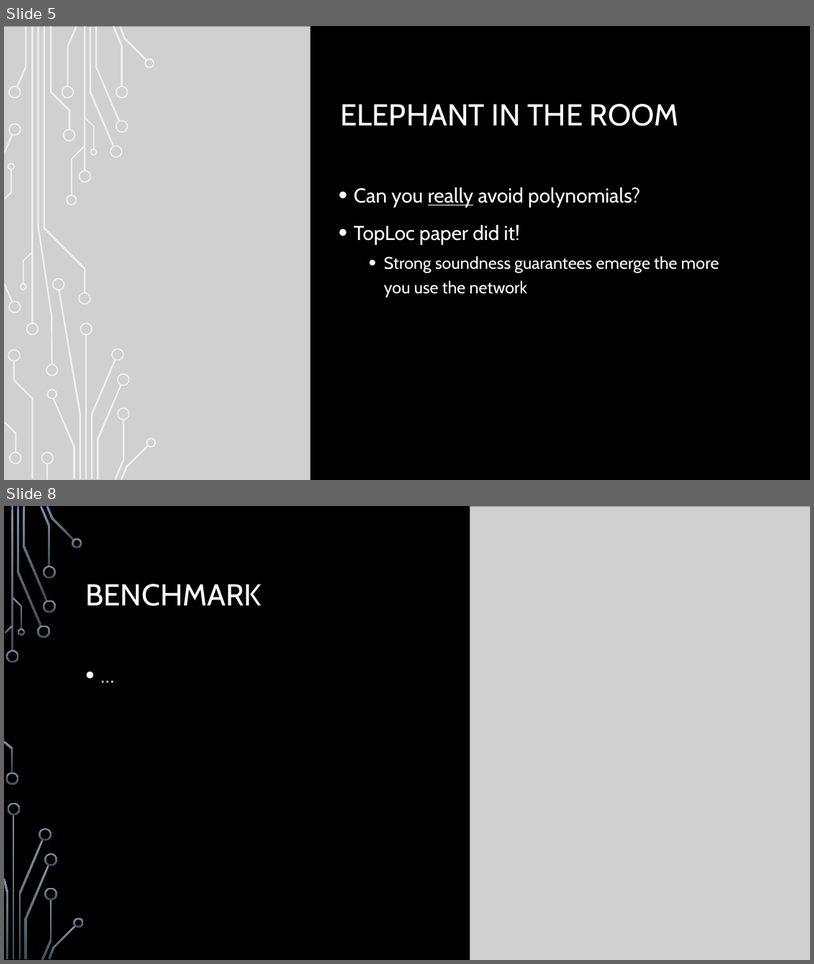
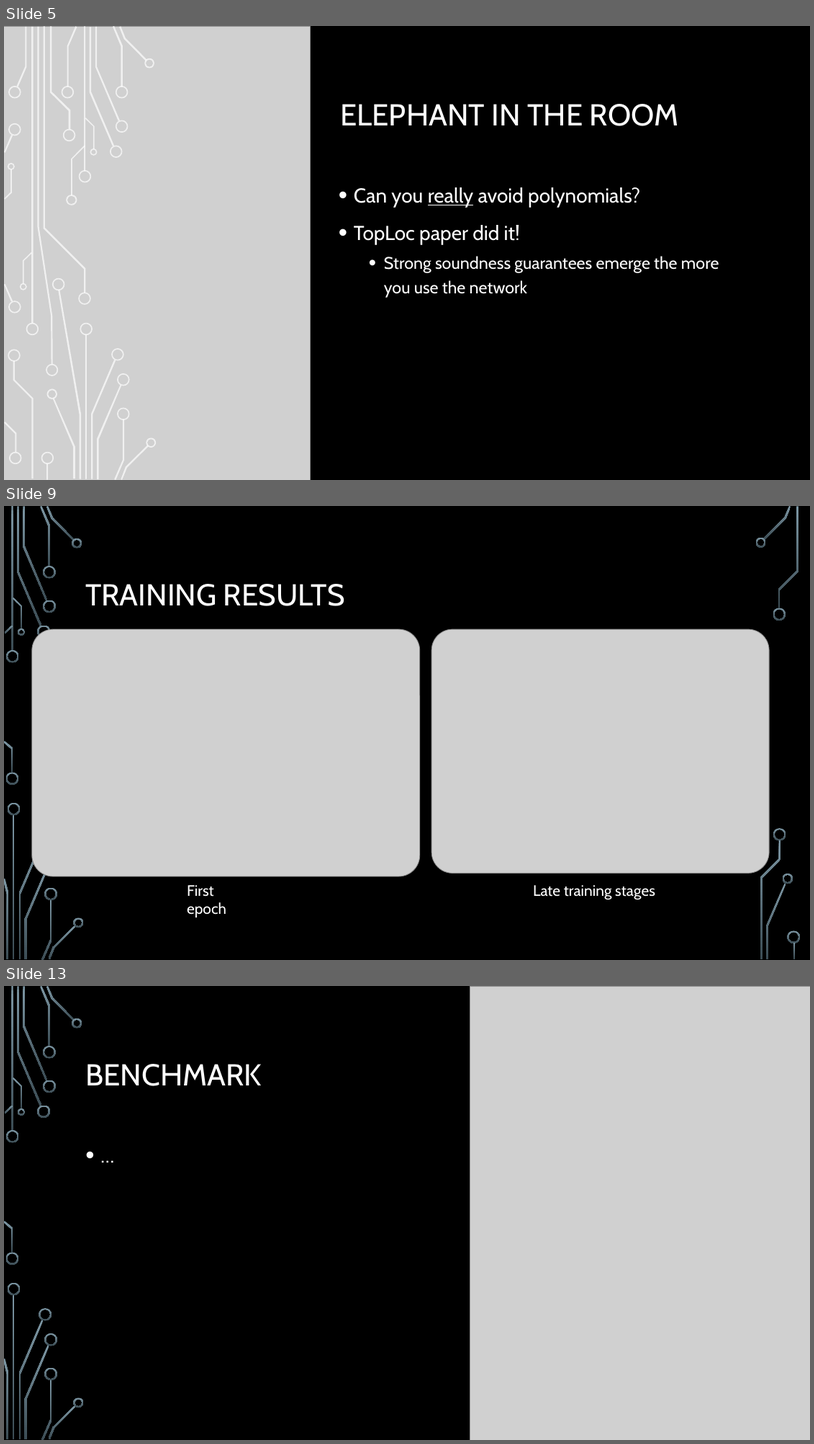
Before and after one commit to igorperic17/nomopoly, a slide deck: deck/zk-hack-berlin.pptx. Shown one above the other, each under a label of ours: slides 5 and 8 before the commit, slides 5, 9 and 13 after it; the slides between them are not shown. The pictures are 814x964 and 814x1444 pixels, drawn with LibreOffice and Linux fonts; fonts in the diff are those of the drawing; grey boxes stand for pictures; background and template pictures are left out. Boxes give left, top, right and bottom in pixels: in the first picture for what was removed or moved away, otherwise in the second. Text is boxed around its words. In the diff, an @@ line names an element or a change of style, - is before the commit and + after.

```diff
--- a/deck/zk-hack-berlin.pptx
+++ b/deck/zk-hack-berlin.pptx
@@ slide 9 added at box(4, 506, 810, 960), background picture (left out); not listed: 29 template elements that a slide beside it also shows @@
@@ title added at box(85, 584, 345, 606), 36 pt, text #FFFFFF @@
+TRAINING RESULTS
@@ picture added at box(32, 629, 420, 876) @@
@@ picture added at box(432, 629, 769, 873) @@
@@ text added at box(80, 655, 735, 889), 24 pt, text #FFFFFF @@
+• …
@@ text added at box(187, 885, 226, 917), 18 pt, text #FFFFFF @@
+First epoch
@@ text added at box(533, 885, 656, 900), 18 pt, text #FFFFFF @@
+Late training stages
@@ group added at box(756, 538, 801, 943): 5 freeform shapes @@
@@ what was slide 8 is now slide 13 @@
```
Also in this commit, not shown: 2 slides changed, 5 other slides added, 1 slide removed, 9 other files.
